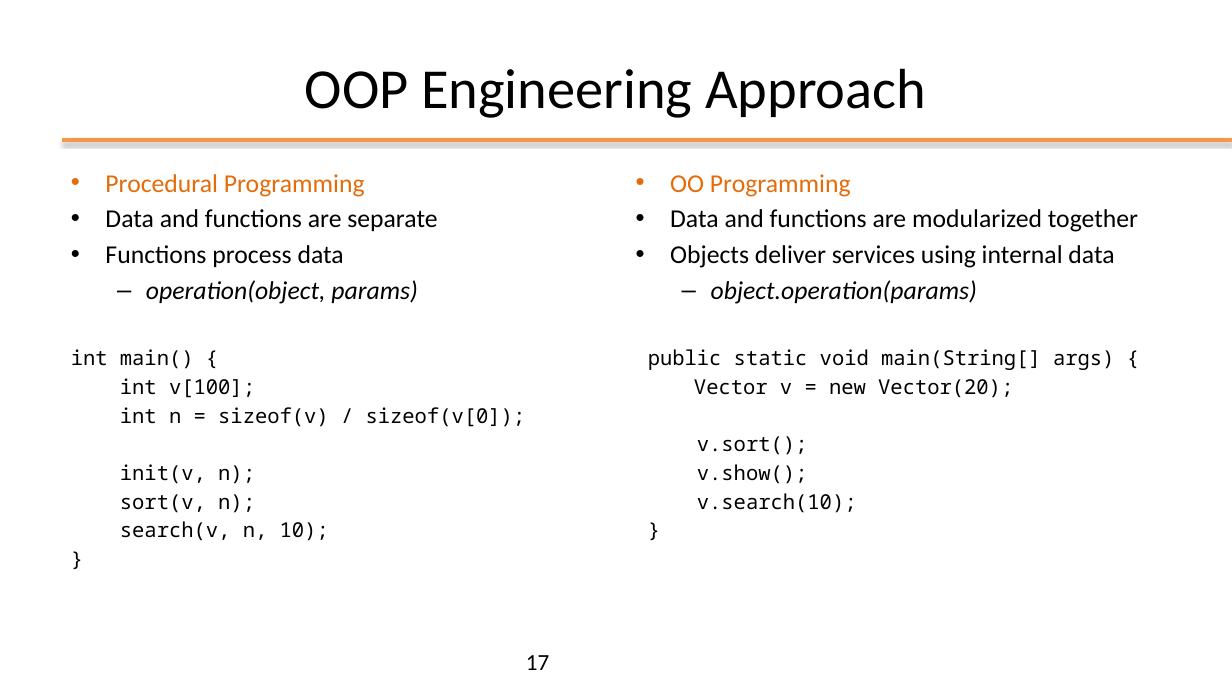
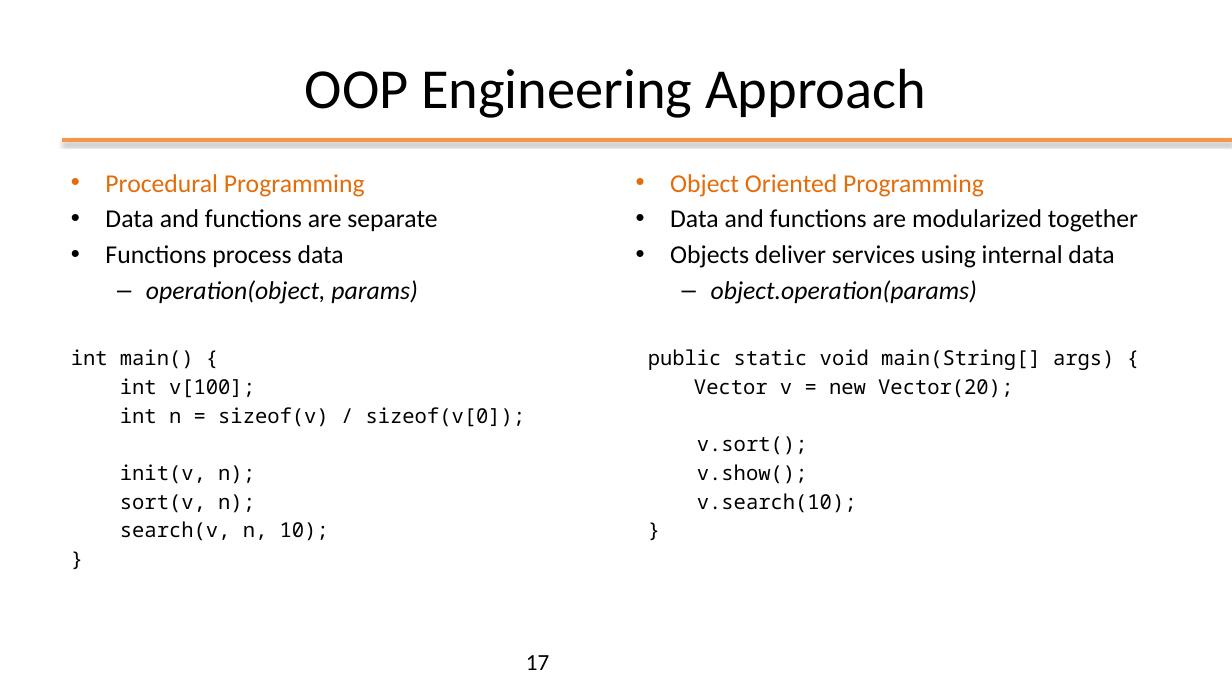
Before and after one commit to plctechnician/ooprogramming, a slide deck: slide 17 of java/slides/ppt/01 - Java From Functions to Objects.pptx. Drawn at 1232x693 pixels with LibreOffice and Linux fonts; fonts in the diff are those of the drawing; background and template pictures are left out. Boxes give left, top, right and bottom in pixels: in the first picture for what was removed or moved away, otherwise in the second. Text is boxed around its words. In the diff, an @@ line names an element or a change of style, - is before the commit and + after.

```diff
--- a/java/slides/ppt/01 - Java From Functions to Objects.pptx
+++ b/java/slides/ppt/01 - Java From Functions to Objects.pptx
@@ text at (670, 174, 984, 197): text changed @@
-• OO Programming
+• Object Oriented Programming
```
Also in this commit, not shown: 5 other slides changed, 1 slide added, 2 other files.
